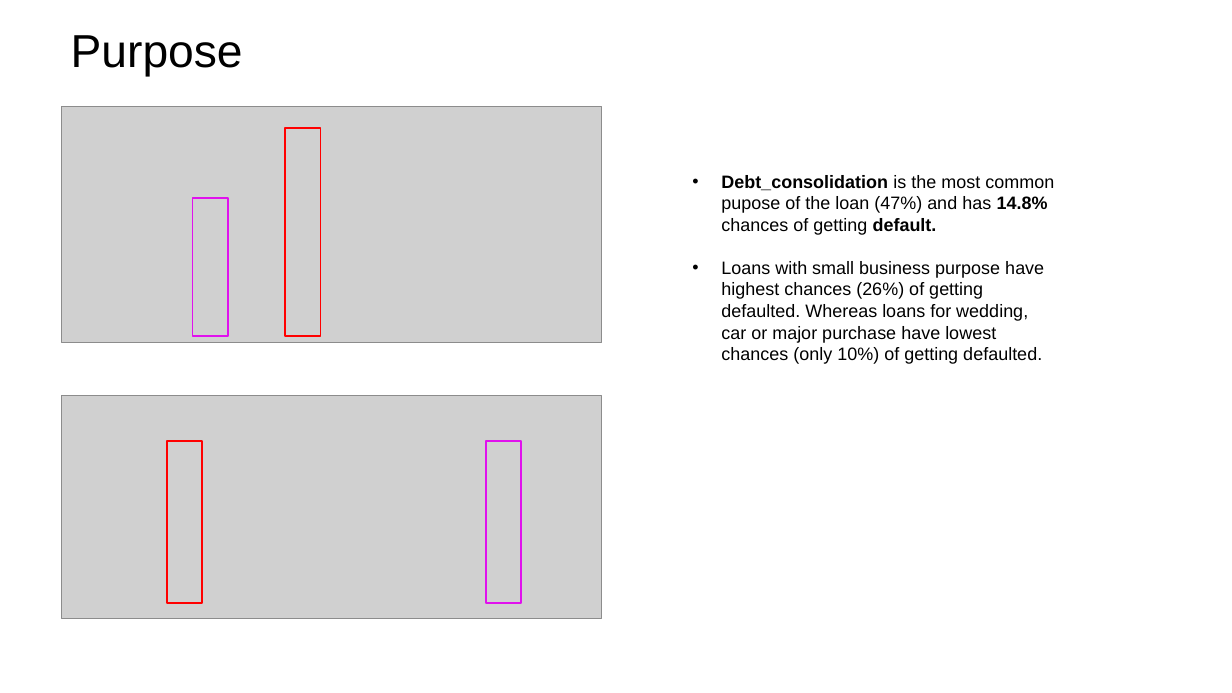
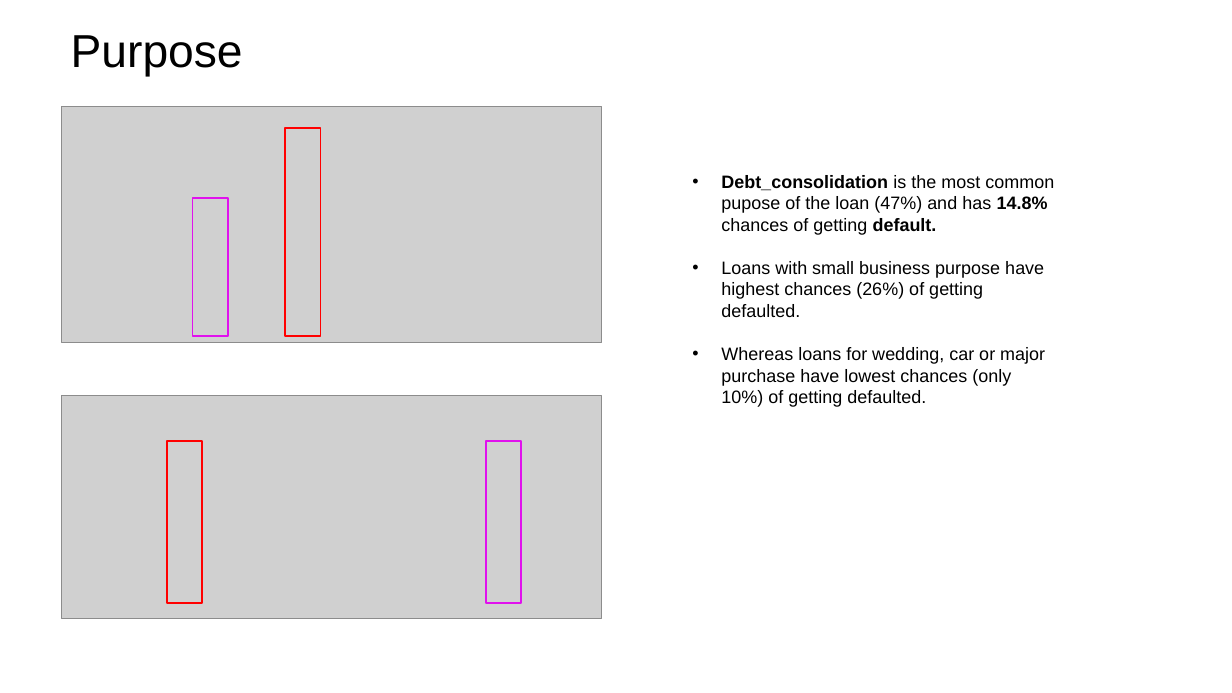
Before and after one commit to irish-luong/LandingClubCaseStudy, a slide deck: slide 11 of lending_club_case_study.pptx. Drawn at 1232x693 pixels with LibreOffice and Linux fonts; fonts in the diff are those of the drawing; grey boxes stand for pictures; background and template pictures are left out. Boxes give left, top, right and bottom in pixels: in the first picture for what was removed or moved away, otherwise in the second. Text is boxed around its words. In the diff, an @@ line names an element or a change of style, - is before the commit and + after.

```diff
--- a/lending_club_case_study.pptx
+++ b/lending_club_case_study.pptx
@@ text at (721,261,1045,407): text changed @@
-• Loans with small business purpose have highest chances (26%) of getting defaulted. Whereas loans for wedding, car or major purchase have lowest chances (only 10%) of getting defaulted.
+• Loans with small business purpose have highest chances (26%) of getting defaulted.
+• Whereas loans for wedding, car or major purchase have lowest chances (only 10%) of getting defaulted.
```
Also in this commit, not shown: 10 other slides changed.
